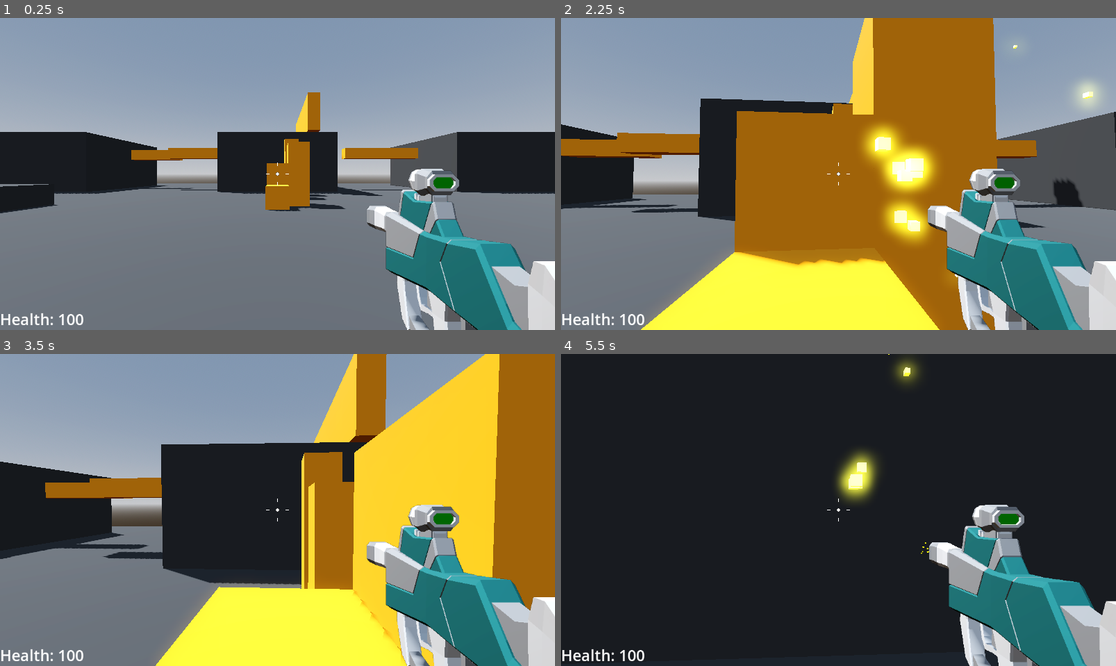
Above: before the commit, frames 1-4 (two rows, left to right).
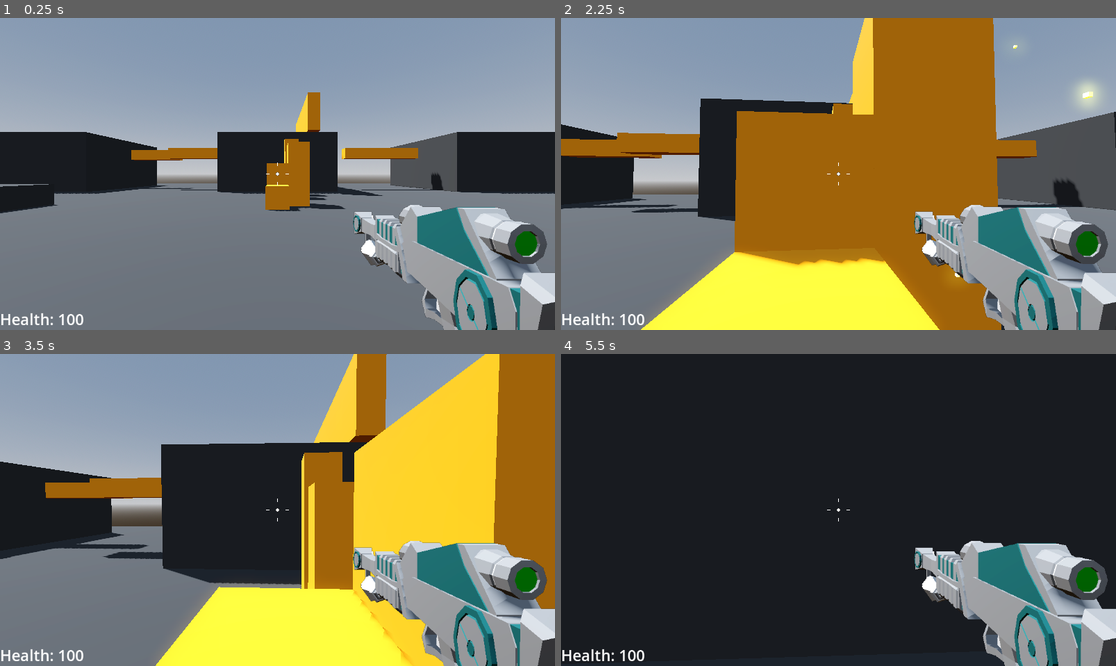
Above: after the commit, the same moments.

Repository: SugarF0x/robage-3d
Game: Godot game, scene res://Levels/sandbox.tscn
Two runs of this game, one before a commit and one after it. Both use one fixed random seed, a clock stepped at 60 frames per second and the inputs below.
Inputs (mouse positions are in pixels of both pictures, inside the frame that each line leads up to):
- Up to frame 1 (0.25 s): no input
- Up to frame 2 (2.25 s): tap Enter at 0.5 s; move the mouse to (866, 174) at 0.52 s; press the mouse at (866, 174) at 0.53 s; hold W (move_forward) from 0.53 s (still down); tap Space (jump) at 0.77, 1.52 s; move the mouse to (810, 174) at 1.27 s; release the mouse at (810, 174) at 1.28 s; click (810, 174) at 1.35 s; move the mouse to (849, 167) at 2.02 s; press the mouse at (849, 167) at 2.03 s
- Up to frame 3 (3.5 s): keep holding W (move_forward); move the mouse to (271, 516) at 2.77 s; release the mouse at (271, 516) at 2.78 s; click (271, 516) at 2.85 s; tap Space (jump) at 3.02 s
- Up to frame 4 (5.5 s): keep holding W (move_forward); move the mouse to (877, 513) at 3.52 s; press the mouse at (877, 513) at 3.53 s; tap Space (jump) at 3.77, 4.52 s; move the mouse to (794, 506) at 4.27 s; release the mouse at (794, 506) at 4.28 s; click (794, 506) at 4.35 s; move the mouse to (844, 510) at 5.02 s; press the mouse at (844, 510) at 5.03 s

The runs differ from the first frame. In frame 1, 10% of the frame differs, in the area x 63-100%, y 48-100%; in frame 2, 13%, in the area x 54-100%, y 33-100%; in frame 3, 11%; in frame 4, 12%.

Commit message:
add new rifle weapon & semi auto fire mode

Diff:
--- a/Player/player.tscn
+++ b/Player/player.tscn
@@ -3,7 +3,7 @@
 [ext_resource type="Script" path="res://Player/player.gd" id="1_usll7"]
 [ext_resource type="Script" path="res://Player/SmoothCamera.gd" id="2_vcq0c"]
 [ext_resource type="Script" path="res://Player/Crosshair.gd" id="3_1s265"]
-[ext_resource type="PackedScene" uid="uid://dpf2id8liiugw" path="res://Weapons/smg.tscn" id="3_dss5l"]
+[ext_resource type="PackedScene" uid="uid://bjcdyt4i7cfmi" path="res://Weapons/rifle.tscn" id="3_gosfk"]
 [ext_resource type="Texture2D" uid="uid://dkneygrxmp001" path="res://Player/damage.png" id="4_8tbaw"]
 [ext_resource type="PackedScene" uid="uid://dxggjp3t0lo3y" path="res://Player/game_over_menu.tscn" id="6_wjtpa"]
 
@@ -93,7 +93,7 @@
 [node name="RemoteTransform3D" type="RemoteTransform3D" parent="CameraPivot/SmoothCamera"]
 remote_path = NodePath("../../../CanvasLayer/SubViewportContainer/SubViewport/WeaponCamera")
 
-[node name="HitscanWeapon" parent="CameraPivot/SmoothCamera" instance=ExtResource("3_dss5l")]
+[node name="Rifle" parent="CameraPivot/SmoothCamera" instance=ExtResource("3_gosfk")]
 
 [node name="CanvasLayer" type="CanvasLayer" parent="."]
 
--- a/Weapons/hitscan_weapon.gd
+++ b/Weapons/hitscan_weapon.gd
@@ -4,6 +4,9 @@
 @export var fire_rate := 14.0
 @export var recoil := .05
 @export var damage := 15
+@export var full_auto := true
+
+
 @export var weapon_mesh: Node3D
 @export var muzzle_flash_particles: GPUParticles3D
 @export var hit_flash_particles: PackedScene
@@ -13,14 +16,14 @@
 @onready var ray_cast_3d: RayCast3D = $RayCast3D
 
 
-func _ready() -> void:
-	pass
-
 func _process(delta: float) -> void:
 	if not Input.is_action_pressed("fire"): return
 	if not cooldown_timer.is_stopped(): return
 
-	shoot()
+	if not full_auto:
+		if Input.is_action_just_pressed("fire"): shoot()
+	else:
+		shoot()
 
 
 func shoot() -> void:
--- /dev/null
+++ b/Weapons/rifle.tscn
@@ -0,0 +1,94 @@
+[gd_scene load_steps=9 format=3 uid="uid://bjcdyt4i7cfmi"]
+
+[ext_resource type="PackedScene" uid="uid://dyq1vy40gpsym" path="res://Weapons/hitscan_weapon.tscn" id="1_ouoah"]
+[ext_resource type="PackedScene" uid="uid://bl83pn44depr6" path="res://Weapons/hit_sparks.tscn" id="2_1kp0l"]
+[ext_resource type="PackedScene" uid="uid://b8hw4e227o23e" path="res://Weapons/Rifle.glb" id="3_vw8ys"]
+
+[sub_resource type="Curve" id="Curve_jknym"]
+_data = [Vector2(0, 1), 0.0, 0.0, 0, 0, Vector2(1, 0), 0.0, 0.0, 0, 0]
+point_count = 2
+
+[sub_resource type="CurveTexture" id="CurveTexture_32yw3"]
+curve = SubResource("Curve_jknym")
+
+[sub_resource type="ParticleProcessMaterial" id="ParticleProcessMaterial_rol6x"]
+direction = Vector3(0, 0, -5)
+spread = 8.0
+initial_velocity_min = 6.0
+initial_velocity_max = 8.0
+gravity = Vector3(0, 0, 0)
+scale_curve = SubResource("CurveTexture_32yw3")
+
+[sub_resource type="StandardMaterial3D" id="StandardMaterial3D_5yae2"]
+albedo_color = Color(1, 1, 0, 1)
+emission_enabled = true
+emission = Color(1, 1, 0, 1)
+emission_energy_multiplier = 3.0
+
+[sub_resource type="BoxMesh" id="BoxMesh_lq6u4"]
+material = SubResource("StandardMaterial3D_5yae2")
+size = Vector3(0.04, 0.04, 0.05)
+
+[node name="Rifle" node_paths=PackedStringArray("weapon_mesh", "muzzle_flash_particles") instance=ExtResource("1_ouoah")]
+fire_rate = 8.0
+recoil = 0.3
+damage = 70
+full_auto = false
+weapon_mesh = NodePath("Rifle")
+muzzle_flash_particles = NodePath("MuzzleGizmo/MuzzleFlashParticles")
+hit_flash_particles = ExtResource("2_1kp0l")
+
+[node name="Rifle" parent="." index="1" instance=ExtResource("3_vw8ys")]
+transform = Transform3D(1, 0, 0, 0, 1, 0, 0, 0, 1, 0.598708, -0.330581, -1.57101)
+
+[node name="Part_104" parent="Rifle" index="0"]
+layers = 2
+
+[node name="Gun butt_018" parent="Rifle" index="1"]
+layers = 2
+
+[node name="Part_106" parent="Rifle" index="2"]
+layers = 2
+
+[node name="Grip_027" parent="Rifle" index="3"]
+layers = 2
+
+[node name="Part_108" parent="Rifle" index="4"]
+layers = 2
+
+[node name="Scope_022" parent="Rifle" index="5"]
+layers = 2
+
+[node name="Scope_023" parent="Rifle" index="6"]
+layers = 2
+
+[node name="Extra accessories_008" parent="Rifle" index="7"]
+layers = 2
+
+[node name="Part_112" parent="Rifle" index="8"]
+layers = 2
+
+[node name="Part_113" parent="Rifle" index="9"]
+layers = 2
+
+[node name="Muzzle breaks" parent="Rifle" index="10"]
+layers = 2
+
+[node name="MuzzleGizmo" type="Node3D" parent="." index="3"]
+transform = Transform3D(0.98181, 0, -0.189867, 0, 1, 0, 0.189867, 0, 0.98181, 0.589686, -0.337046, -3.02073)
+
+[node name="MuzzleFlashParticles" type="GPUParticles3D" parent="MuzzleGizmo" index="0"]
+unique_name_in_owner = true
+transform = Transform3D(0.981196, 0, 0.193019, 0, 1, 0, -0.193019, 0, 0.981196, -0.00128251, 0, 0.0444181)
+layers = 2
+cast_shadow = 0
+emitting = false
+lifetime = 0.07
+one_shot = true
+explosiveness = 1.0
+fixed_fps = 60
+local_coords = true
+process_material = SubResource("ParticleProcessMaterial_rol6x")
+draw_pass_1 = SubResource("BoxMesh_lq6u4")
+
+[editable path="Rifle"]
Binary file added: Weapons/Rifle.glb
Not shown, added: Weapons/Rifle.glb.import
Binary file added: Weapons/Rifle_Palette-Colour.png
Not shown, added: Weapons/Rifle_Palette-Colour.png.import
